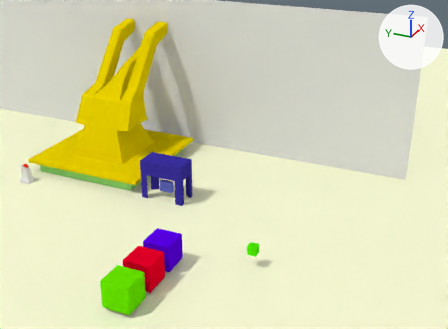
The Blender file blender/intro.blend, before and after one commit.
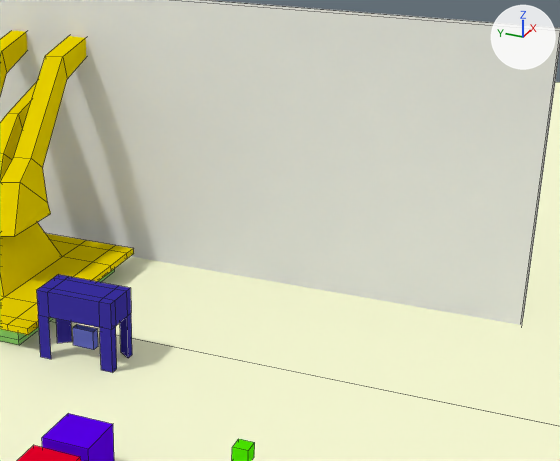
There are two pictures of each version: one whole from a camera (50 mm lens) standing at (-32.3, -26.3, 25.0) and looking at (10.6, -7.0, 3.6), one close up on the part from 27% to 95% of the width and 1% to 77% of the height. The lights are fixed; the arrows at upper right show +X, +Y and +Z. The close-ups show mesh edges as thin lines.

Objects in the first close-up: 'Cube.001', 'Ground', 'Plane', 'blue_key.000', 'blue_key.002', 'blue_lock', 'exit-lock'.
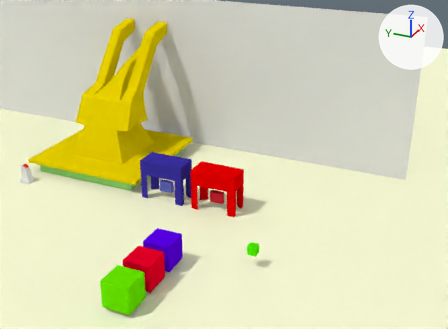
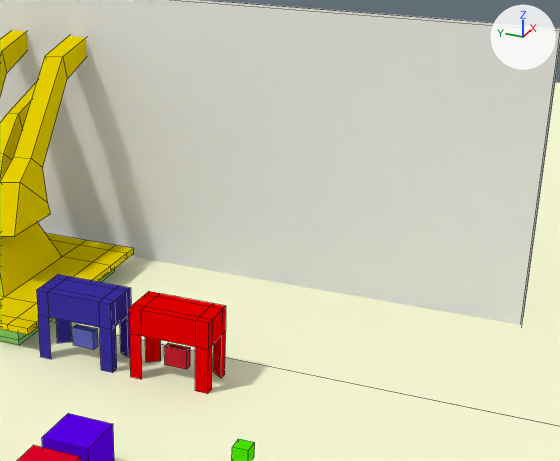
The edits, one by one:
Material 'Material.011' (mat_material_011) is new.
Its base color is (0.8, 0.0, 0.0) (red #e70000).
Material 'Material.012' (mat_material_012) is new.
Its base color is (0.8, 0.0204, 0.0407) (red #e72739).
Mesh me_cube_004 is new.
It has 40 vertices, 33 faces, 2 loose edges and spans x -1.0..1.0, y -1.49..1.49, z -1.0..1.0.
It uses material mat_material_011 (red #e70000).
Mesh me_cube_009 is new.
It is a box spanning x -1.0..1.0, y -1.0..1.0, z -1.0..1.0.
It uses material mat_material_012 (red #e72739).
Object 'Cube.003' (ob_cube_003) is new; it shows me_cube_004.
Its location is (9.57, -6.81, 1.74).
Its scale is (1.0, 1.3, 1.75).
Object 'red-lock' (ob_red_lock) is new; it shows me_cube_009.
Its location is (9.58, -6.79, 0.99).
Its scale is (0.209, 0.557, 0.465).

What differs and where, as boxes [x1, y1, x2, y2] in the close-ups (560 x 461 px):
'Cube.003', added (red)
    after: [129, 291, 226, 394]
'red-lock', added (red)
    after: [164, 343, 190, 369]
